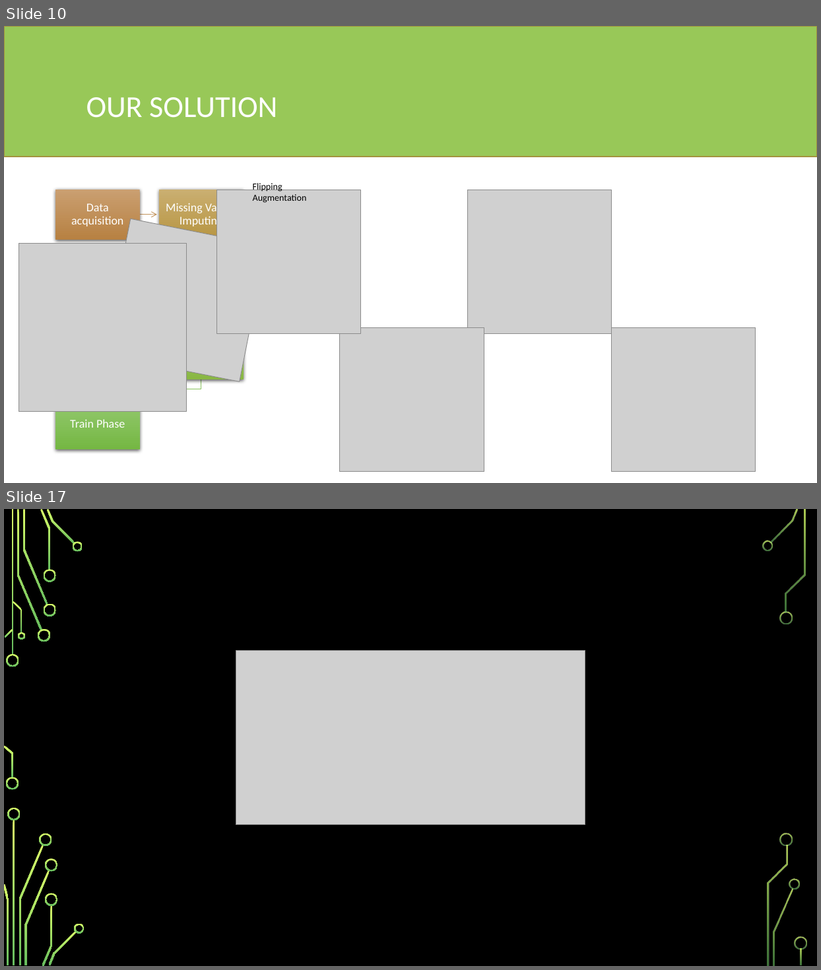
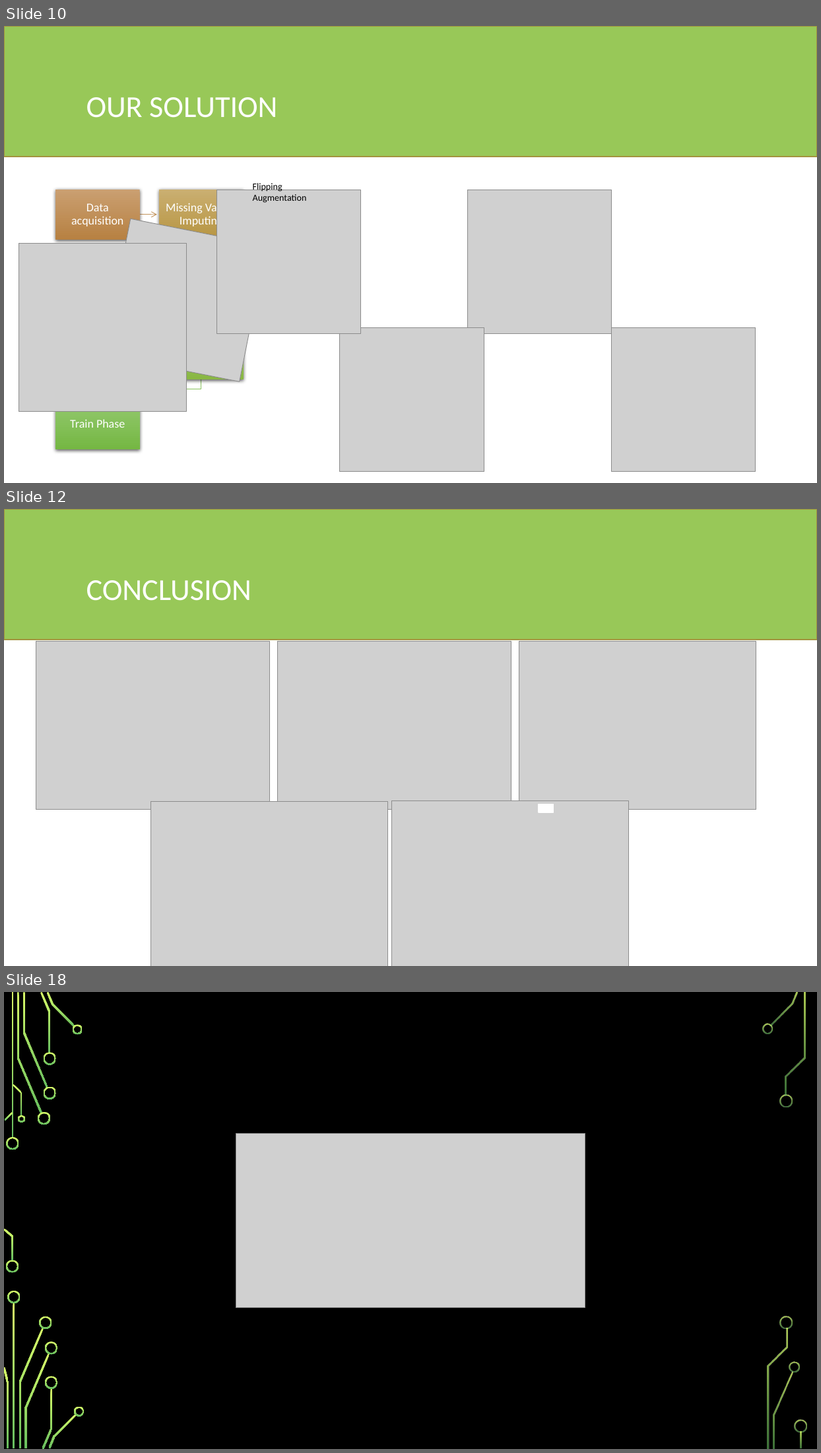
Before and after one commit to fedeloper/Biometrics2021, a slide deck: Facial Keypoints Detector.pptx. Shown one above the other, each under a label of ours: slides 10 and 17 before the commit, slides 10, 12 and 18 after it; the slides between them are not shown. The pictures are 821x970 and 821x1453 pixels, drawn with LibreOffice and Linux fonts; fonts in the diff are those of the drawing; grey boxes stand for pictures; background and template pictures are left out. Boxes give left, top, right and bottom in pixels: in the first picture for what was removed or moved away, otherwise in the second. Text is boxed around its words. In the diff, an @@ line names an element or a change of style, - is before the commit and + after.

```diff
--- a/Facial Keypoints Detector.pptx
+++ b/Facial Keypoints Detector.pptx
@@ slide 12 added at box(4, 509, 817, 966), background #FFFFFF @@
@@ rectangle added at box(4, 509, 817, 640), fill #98C858, outline #A3943F 1.25 pt @@
@@ title added at box(86, 580, 252, 601), 36 pt, text #FFFFFF @@
+CONCLUSION
@@ picture added at box(36, 642, 270, 810) @@
@@ picture added at box(278, 642, 512, 810) @@
@@ picture added at box(519, 642, 757, 810) @@
@@ picture added at box(151, 802, 387, 966) @@
@@ picture added at box(392, 801, 629, 966) @@
@@ rectangle added at box(539, 804, 554, 813), fill #FFFFFF, outline #FFFFFF 1.25 pt @@
@@ what was slide 17 is now slide 18 @@
```
Also in this commit, not shown: 5 slides changed, 3 other slides added, 3 slides removed, 3 other files.
